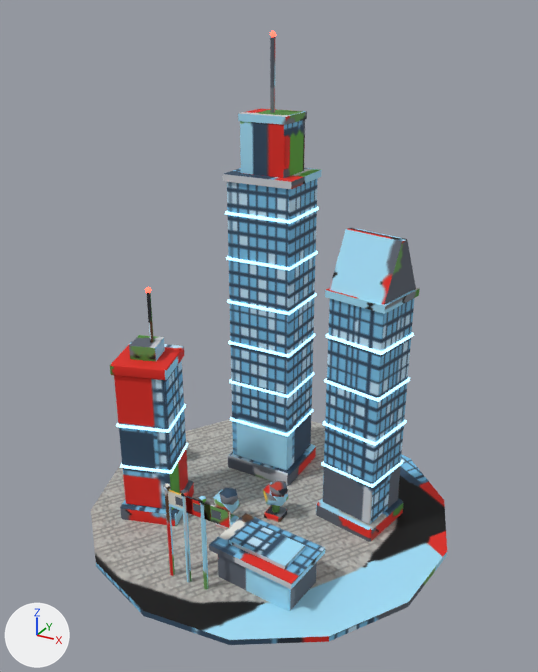
A saved change to the glTF model game/assets/models/city_dl7_red.glb.
The view is the same before and after, from a 50 mm camera at (1.34, -2.44, 2.07) aimed at (0.02, -0.05, 0.87). Every picture has the same lights, and +X, +Y and +Z are marked at lower left. The older version comes first. Vertices at exactly the same position are counted once.

Names of what the first picture shows: 'city_dl7_red'.
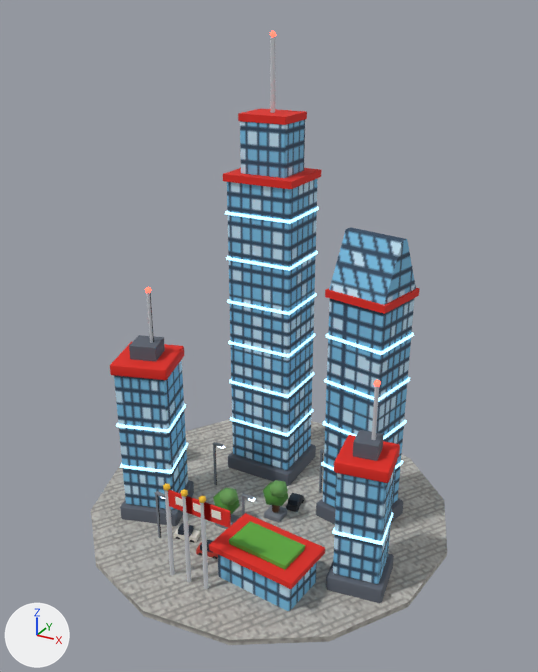
Changed parts and their boxes [x1, y1, x2, y2] in the pictures (538 x 672 px):
part 1 of me_m, added
    after: [326, 554, 394, 603]
part 2 of me_m, added (blue)
    after: [333, 467, 395, 584]
part 3 of me_m, added (red)
    after: [334, 435, 400, 483]
part 4 of me_m, added
    after: [371, 386, 379, 440]
part 5 of me_m, added
    after: [174, 527, 200, 542]
part 6 of me_m, added
    after: [178, 523, 194, 536]
part 7 of me_m, added
    after: [196, 542, 218, 558]
part 8 of me_m, added
    after: [200, 540, 213, 553]
part 9 of me_m, added
    after: [288, 493, 301, 506]
part 10 of me_m, added
    after: [155, 495, 161, 538]
part 11 of me_m, added
    after: [242, 497, 245, 516]
part 12 of me_m, added
    after: [241, 493, 253, 500]
part 13 of me_m, added
    after: [319, 452, 323, 493]
part 14 of me_m, added
    after: [213, 445, 217, 485]
part 15 of me_m, added
    after: [332, 512, 393, 545]
part 16 of me_m, added
    after: [286, 495, 304, 512]
part 17 of me_m, added
    after: [353, 430, 384, 461]
part 18 of me_m, surface changed
    both: [91, 34, 447, 645]

The change, as a list of edits to the scene's bpy script:
```text
Change me_m:
    remove me_m.from_pydata(...)  # 744 vertices, 1260 faces; spans x -0.8..0.8, y -0.79..0.79, z -0.01..1.99
    add me_m.from_pydata(...)  # 1208 vertices, 2040 faces; spans x -0.8..0.8, y -0.79..0.79, z -0.01..1.99
    me_m part 1: the loose piece of 24 vertices spanning x -0.6..-0.28, y -0.4..-0.08, z 0.0..0.08 is copied, and the copy is turned -8.6 degrees about the z axis through its middle and scaled by 0.846, then moved by (0.98, 0.0, 0.0); it spans x 0.42..0.66, y -0.36..-0.12, z 0.0..0.08
    me_m part 2: the loose piece of 24 vertices spanning x -0.58..-0.3, y -0.38..-0.1, z 0.08..0.72 is copied, and the copy is turned -8.6 degrees about the z axis through its middle and scaled by 0.746, then moved by (0.98, 0.0, -0.09); it spans x 0.44..0.64, y -0.34..-0.14, z 0.08..0.55
    me_m part 3: the loose piece of 24 vertices spanning x 0.21..0.55, y -0.02..0.3, z 0.0..0.08 is copied, and the copy is turned 20.1 degrees about the z axis through its middle and scaled by 0.709, then moved by (0.16, -0.38, 0.53); it spans x 0.43..0.65, y -0.35..-0.13, z 0.55..0.59
    me_m part 4: a new loose piece, a 6-sided cylinder along z spanning x 0.55..0.565, y -0.245..-0.229, z 0.625..0.875, in mat_baked (picture img_bake)
    me_m part 5: the loose piece of 8 vertices spanning x -0.11..0.0, y -0.58, z 0.35..0.42 is copied, and the copy is scaled about its middle by (0.891, 5.88, 0.369), then moved by (-0.14, 0.22, -0.36); it spans x -0.25..-0.15, y -0.39..-0.33, z 0.01..0.04
    me_m part 6: the loose piece of 8 vertices spanning x -0.58..-0.3, y -0.38..-0.1, z 0.27..0.29 is copied, and the copy is scaled about its middle by (0.231, 0.193, 2), then moved by (0.23, -0.12, -0.23), in mat_baked (picture img_bake); it spans x -0.24..-0.18, y -0.39..-0.33, z 0.04..0.06
    me_m part 7: the loose piece of 8 vertices spanning x -0.11..0.0, y -0.58, z 0.35..0.42 is copied, and the copy is scaled about its middle by (0.891, 5.88, 0.369), then moved by (0.0, 0.18, -0.36); it spans x -0.11..-0.01, y -0.43..-0.37, z 0.01..0.04
    me_m part 8: the loose piece of 8 vertices spanning x 0.02..0.42, y -0.56..-0.28, z 0.15..0.17 is copied, and the copy is scaled about its middle by (0.138, 0.169, 0.96), then moved by (-0.29, 0.02, -0.11); it spans x -0.1..-0.04, y -0.43..-0.37, z 0.04..0.06
    me_m part 9: the loose piece of 8 vertices spanning x 0.08..0.36, y -0.5..-0.34, z 0.17..0.19 is copied, and the copy is turned 103.1 degrees about the z axis through its middle and scaled by 0.236, then moved by (-0.12, 0.47, -0.13); it spans x 0.08..0.13, y 0.02..0.08, z 0.04..0.06
    me_m part 10: a new loose piece, a 6-sided cylinder along z spanning x -0.305..-0.295, y -0.426..-0.414, z 0.0..0.24, in mat_baked (picture img_bake)
    me_m part 11: a new loose piece, a 6-sided cylinder along z spanning x 0.015..0.025, y -0.266..-0.254, z 0.0..0.24, in mat_baked (picture img_bake)
    me_m part 12: a new loose piece, a box spanning x 0.015..0.065, y -0.267..-0.253, z 0.236..0.244, in mat_baked (picture img_bake)
    me_m part 13: a new loose piece, a 6-sided cylinder along z spanning x 0.155..0.165, y 0.194..0.206, z 0.0..0.24, in mat_baked (picture img_bake)
    me_m part 14: a new loose piece, a 6-sided cylinder along z spanning x -0.305..-0.295, y 0.014..0.026, z 0.0..0.24, in mat_baked (picture img_bake)
    me_m part 15: the loose piece of 8 vertices spanning x 0.23..0.53, y 0.0..0.28, z 0.27..0.29 is copied, and the copy is turned 20.1 degrees about the z axis through its middle and scaled by 0.759, then moved by (0.16, -0.38, 0.0); it spans x 0.43..0.65, y -0.35..-0.13, z 0.27..0.29
    me_m part 16: 72 vertices added at x 0.07..0.13, y 0.01..0.11, z 0.0..0.04
    me_m part 17: 8 vertices added at x 0.49..0.59, y -0.29..-0.19, z 0.6..0.65
    me_m part 18: 1246 kept faces spanning x -0.8..0.8, y -0.79..0.79, z -0.01..1.99 get new texture (UV) coordinates
    other edits to the shape of me_m do not show in these pictures
    add me_m.materials.append(mat_glow_lamp_cold)  # pale blue #d8f0ff, glowing pale blue #d8f0ff
```
